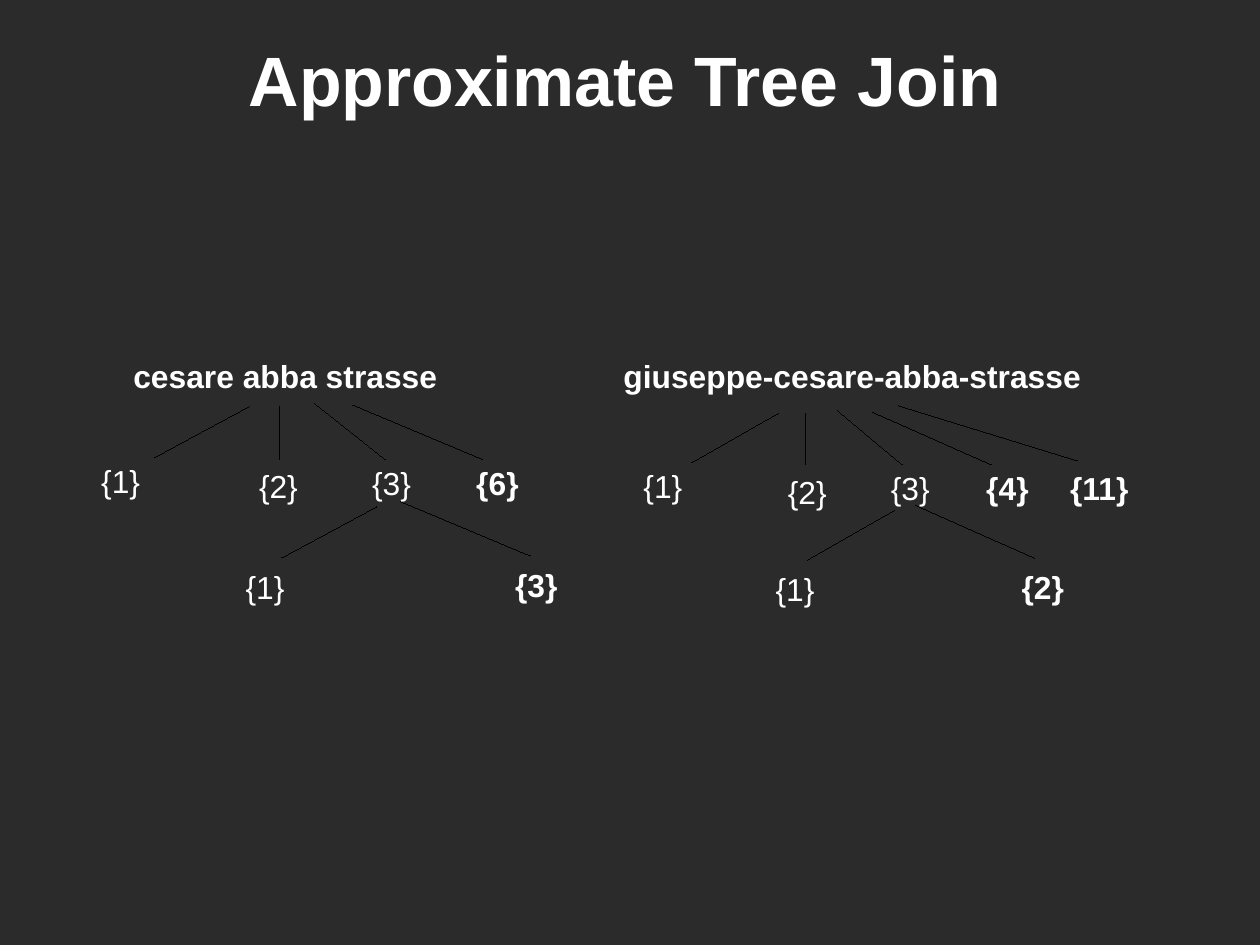
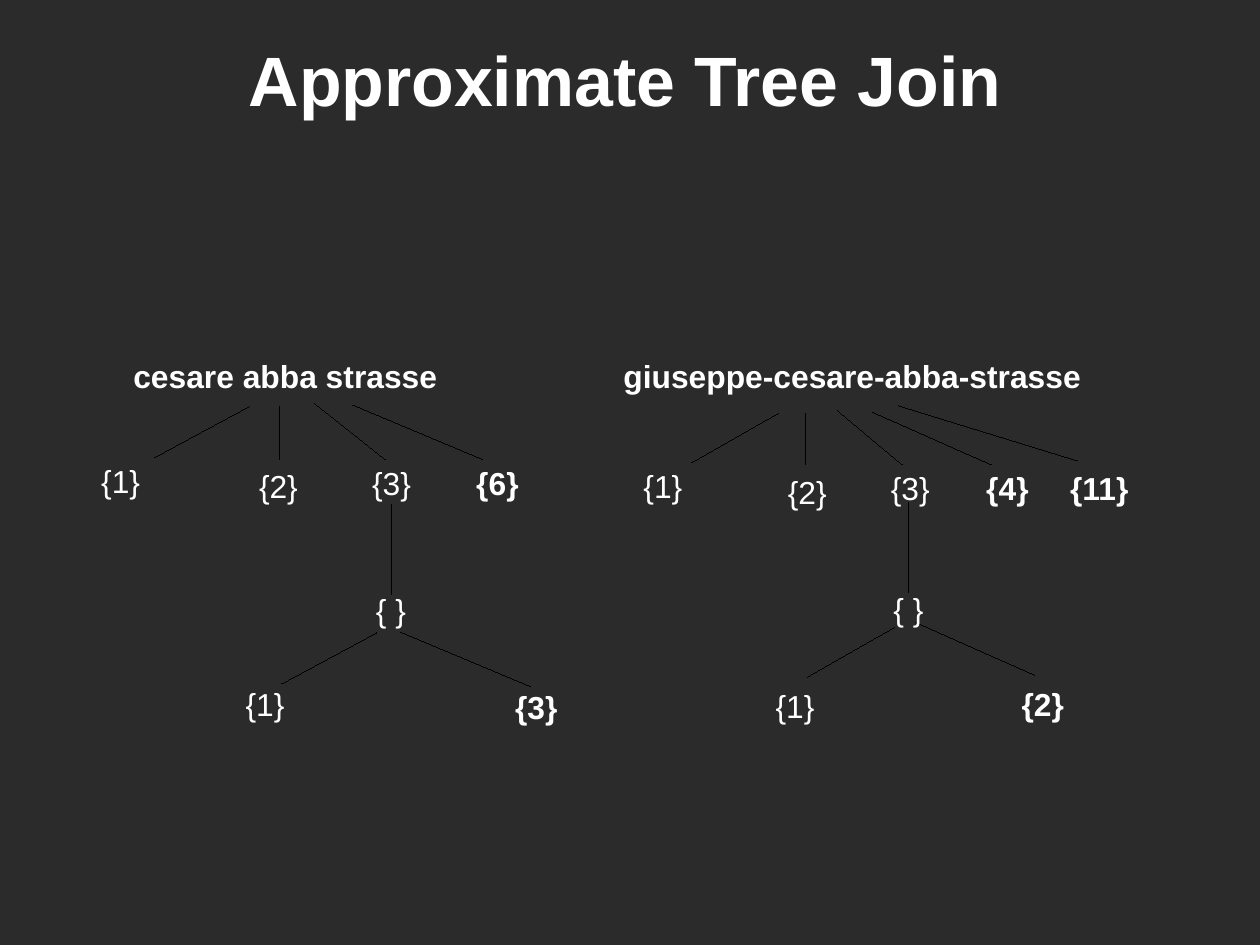
Before and after one commit to LuciferoO/treeeditdistance, a slide deck: slide 4 of treeeditdistance/doc/Presentation.odp. Drawn at 1260x945 pixels with LibreOffice and Linux fonts; fonts in the diff are those of the drawing; background and template pictures are left out; a plain dark background stands for a picture behind light text. Boxes give left, top, right and bottom in pixels: in the first picture for what was removed or moved away, otherwise in the second. Text is boxed around its words. In the diff, an @@ line names an element or a change of style, - is before the commit and + after.

```diff
--- a/treeeditdistance/doc/Presentation.odp
+++ b/treeeditdistance/doc/Presentation.odp
@@ line added from (392, 504) to (392, 595), #000000 0 pt @@
@@ line added from (909, 503) to (909, 593), #000000 0 pt @@
@@ text added at (x1=356, y1=585, x2=428, y2=636), 20 pt, text #FFFFFF @@
+{ }
@@ text added at (x1=874, y1=584, x2=946, y2=635), 20 pt, text #FFFFFF @@
+{ }
@@ 2 texts, 1 line moved together from (x1=776, y1=511, x2=1064, y2=606) to (x1=776, y1=628, x2=1064, y2=723) @@
@@ 2 texts, 1 line moved together from (x1=246, y1=505, x2=1035, y2=604) to (x1=246, y1=623, x2=1035, y2=724) @@
@@ line moved from (376, 507) - (281, 558) to (376, 633) - (281, 684) @@
@@ line moved from (400, 502) - (531, 556) to (400, 632) - (531, 687) @@
```
Also in this commit, not shown: 2 other slides changed, 1 other file.
